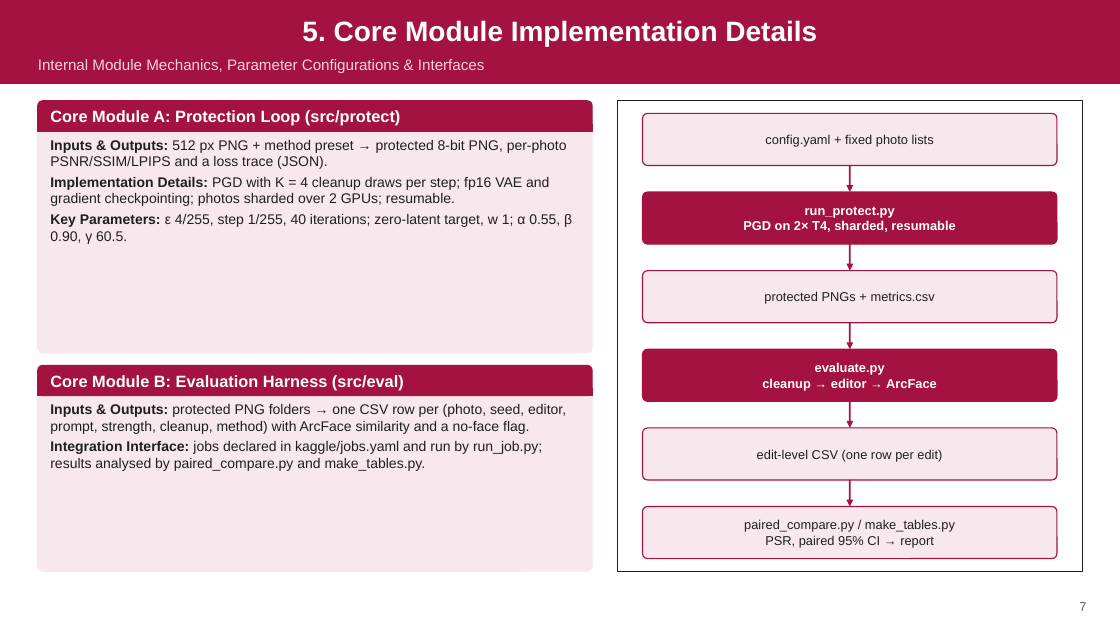
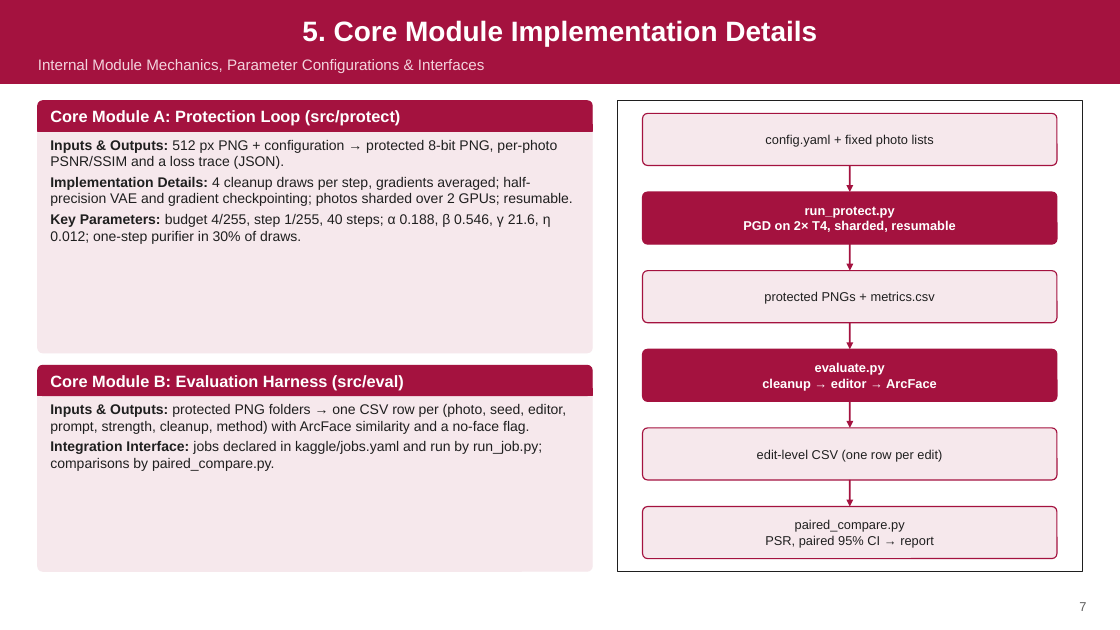
Before and after one commit to Project-DiffShield/DiffShield, a slide deck: slide 7 of reports/DiffShield_PhaseII_External_Review.pptx. Drawn at 1120x630 pixels with LibreOffice and Linux fonts; fonts in the diff are those of the drawing. Boxes give left, top, right and bottom in pixels: in the first picture for what was removed or moved away, otherwise in the second. Text is boxed around its words. In the diff, an @@ line names an element or a change of style, - is before the commit and + after.

Commit message:
Phase II deck rebuilt around the final method (trial 14): team details, guide, new objectives, methods-compared slide, trial 14 results and cleanup chart, deliverables slide with links

```diff
--- a/reports/DiffShield_PhaseII_External_Review.pptx
+++ b/reports/DiffShield_PhaseII_External_Review.pptx
@@ text at (50, 140, 573, 244): text changed @@
-▸ Inputs & Outputs: 512 px PNG + method preset → protected 8-bit PNG, per-photo PSNR/SSIM/LPIPS and a loss trace (JSON).
-▸ Implementation Details: PGD with K = 4 cleanup draws per step; fp16 VAE and gradient checkpointing; photos sharded over 2 GPUs; resumable.
-▸ Key Parameters: ε 4/255, step 1/255, 40 iterations; zero-latent target, w 1; α 0.55, β 0.90, γ 60.5.
+▸ Inputs & Outputs: 512 px PNG + configuration → protected 8-bit PNG, per-photo PSNR/SSIM and a loss trace (JSON).
+▸ Implementation Details: 4 cleanup draws per step, gradients averaged; half-precision VAE and gradient checkpointing; photos sharded over 2 GPUs; resumable.
+▸ Key Parameters: budget 4/255, step 1/255, 40 steps; α 0.188, β 0.546, γ 21.6, η 0.012; one-step purifier in 30% of draws.
@@ text at (50, 441, 542, 471): text changed @@
-▸ Integration Interface: jobs declared in kaggle/jobs.yaml and run by run_job.py; results analysed by paired_compare.py and make_tables.py.
+▸ Integration Interface: jobs declared in kaggle/jobs.yaml and run by run_job.py; comparisons by paired_compare.py.
@@ text at (795, 519, 905, 532): text changed @@
-paired_compare.py / make_tables.py
+paired_compare.py
```
Also in this commit, not shown: 7 other slides changed, 3 slides added, 1 slide removed, 1 other file.
